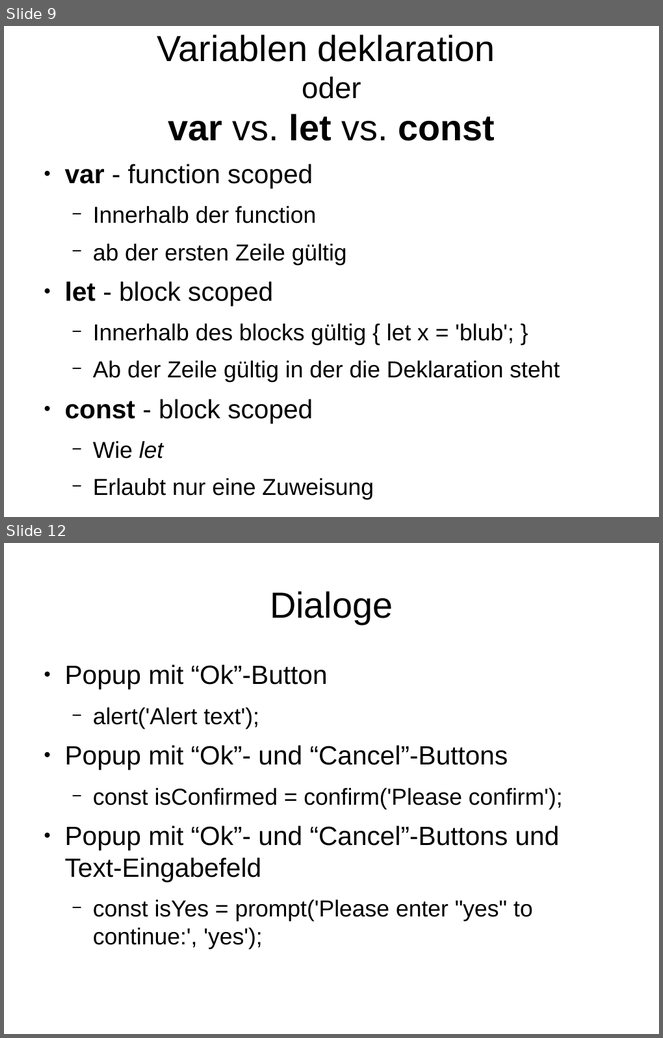
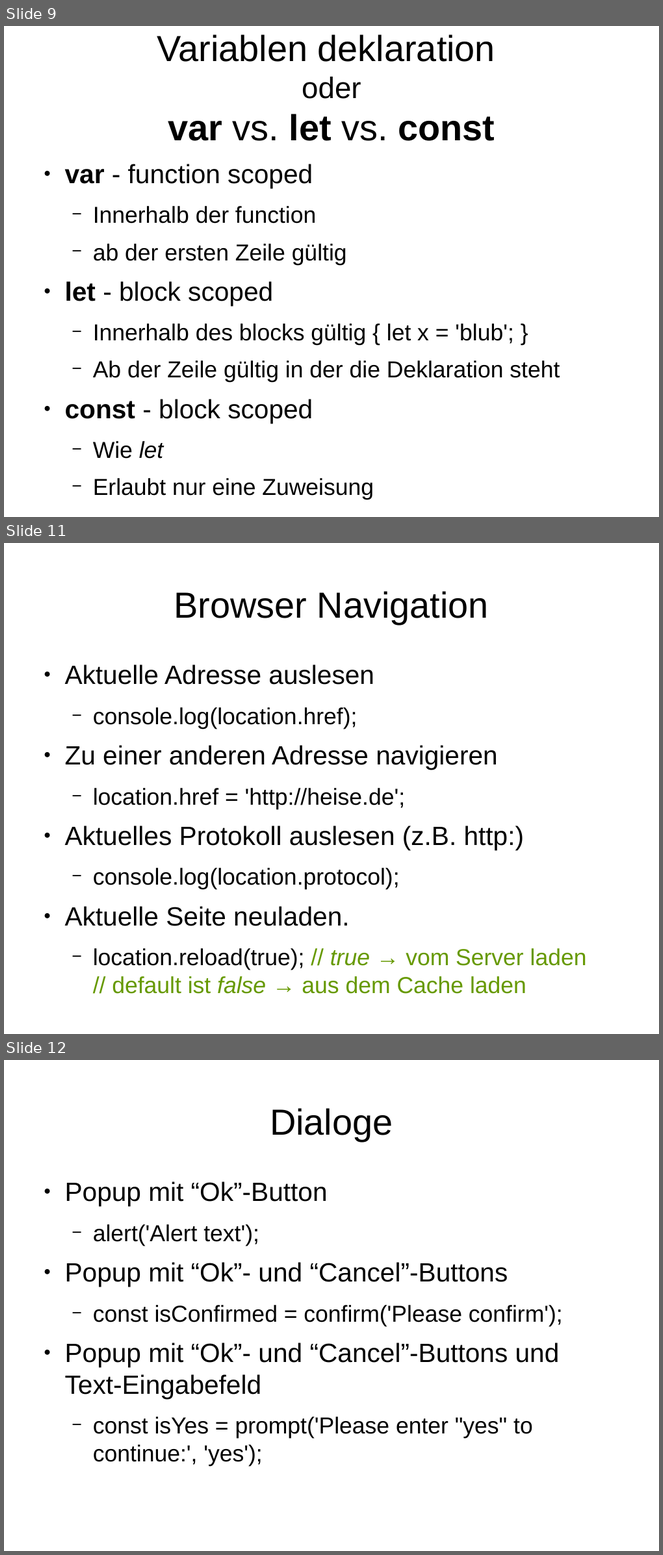
Before and after one commit to JoschaHemlep/javascript-talk, a slide deck: presentation/JavaScript.odp. Shown one above the other, each under a label of ours: slides 9 and 12 before the commit, slides 9, 11 and 12 after it; the slides between them are not shown. The pictures are 663x1038 and 663x1555 pixels, drawn with LibreOffice and Linux fonts; fonts in the diff are those of the drawing. Boxes give left, top, right and bottom in pixels: in the first picture for what was removed or moved away, otherwise in the second. Text is boxed around its words. In the diff, an @@ line names an element or a change of style, - is before the commit and + after.

Commit message:
presentation changes

```diff
--- a/presentation/JavaScript.odp
+++ b/presentation/JavaScript.odp
@@ slide 11 added at bbox=[4, 543, 659, 1034], background #FFFFFF @@
@@ title added at bbox=[174, 591, 489, 624], 44 pt, text #000000 @@
+Browser Navigation
@@ text added at bbox=[65, 665, 587, 994], 28 pt, text #000000 @@
+● Aktuelle Adresse auslesen
+  − console.log(location.href);
+● Zu einer anderen Adresse navigieren
+  − location.href = 'http://heise.de';
+● Aktuelles Protokoll auslesen (z.B. http:)
+  − console.log(location.protocol);
+● Aktuelle Seite neuladen.
+  − location.reload(true); // true → vom Server laden
+    // default ist false → aus dem Cache laden
```
Also in this commit, not shown: 4 other slides added, 5 slides removed.
